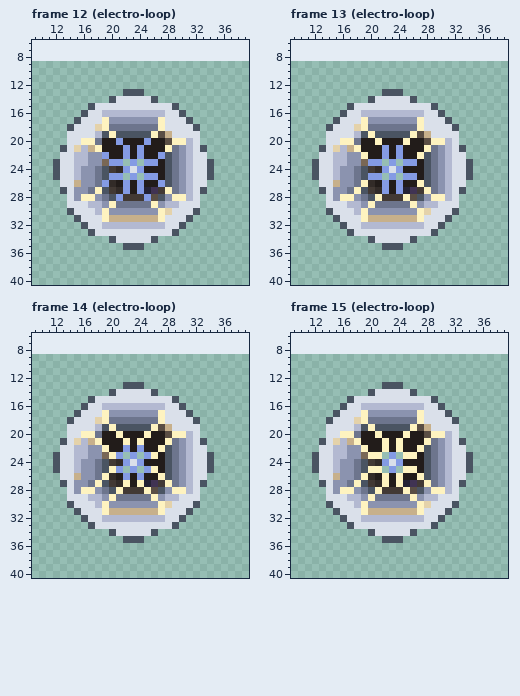
One commit to this pixel-art file: src/assets/enemies/electroball/electroball.aseprite. Above, as it was before the edit.
32x32 pixels, 16 frames. Shown: frame 12 (electro-loop): x 9..39, y 6..40; frame 13 (electro-loop): x 9..39, y 6..40; frame 14 (electro-loop): x 9..39, y 6..40; frame 15 (electro-loop): x 9..39, y 6..40. The old version is drawn lined up with the new one, on the new canvas. The commit also changed other frames, which this record leaves out.
New version:
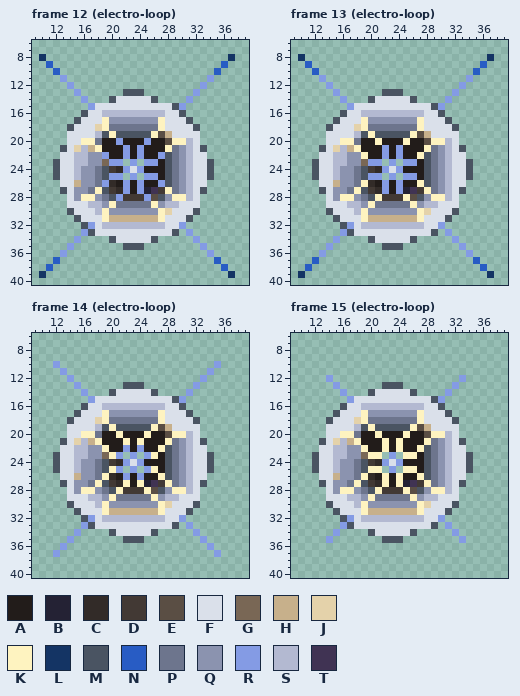
Palette (. is transparent): A #221c1a  B #242234  C #322b28  D #423934  E #5a4e44  F #dae0ea  G #796755  H #c7b08b  J #e4d2aa  K #fef3c0  L #143464  M #4a5462  N #285cc4  P #6d758d  Q #8b93af  R #849be4  S #b3b9d1  T #403353
The edit:
canvas 32x32 -> 48x48, the old top-left corner now at 8,9
Changed rows in their new state; - is an unchanged pixel.
Frame 12 (electro-loop):
first column x 10:
 8 L--------------------------L
 9 -N------------------------N-
10 --N----------------------N--
11 ---R--------------------R---
12 ----R------------------R----
13 -----R----------------R-----
14 ------R--------------R------
15 -------R------------R-------
first column x 10:
32 -------R------------R-------
33 ------R--------------R------
34 -----R----------------R-----
35 ----R------------------R----
36 ---R--------------------R---
37 --N----------------------N--
38 -N------------------------N-
39 L--------------------------L
Frame 13 (electro-loop): the same change as frame 12 (electro-loop)
Frame 14 (electro-loop):
first column x 12:
10 R----------------------R
11 -R--------------------R-
12 --R------------------R--
13 ---R----------------R---
14 ----R--------------R----
15 -----R------------R-----
first column x 12:
32 -----R------------R-----
33 ----R--------------R----
34 ---R----------------R---
35 --R------------------R--
36 -R--------------------R-
37 R----------------------R
Frame 15 (electro-loop):
first column x 14:
12 R------------------R
13 -R----------------R-
14 --R--------------R--
15 ---R------------R---
first column x 14:
32 ---R------------R---
33 --R--------------R--
34 -R----------------R-
35 R------------------R
